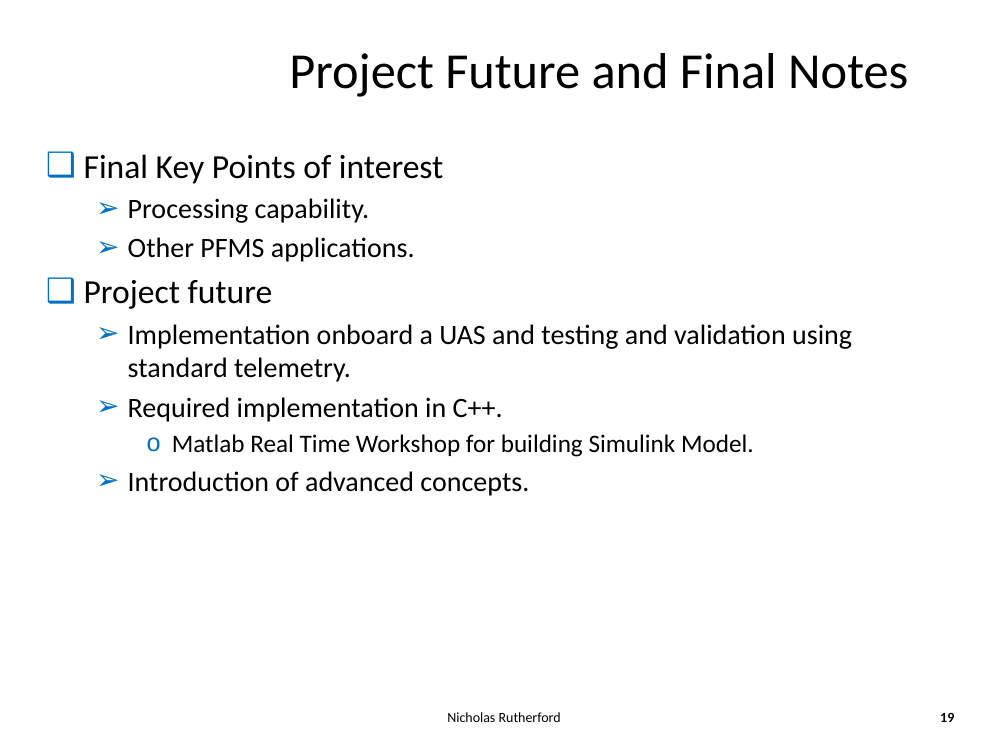
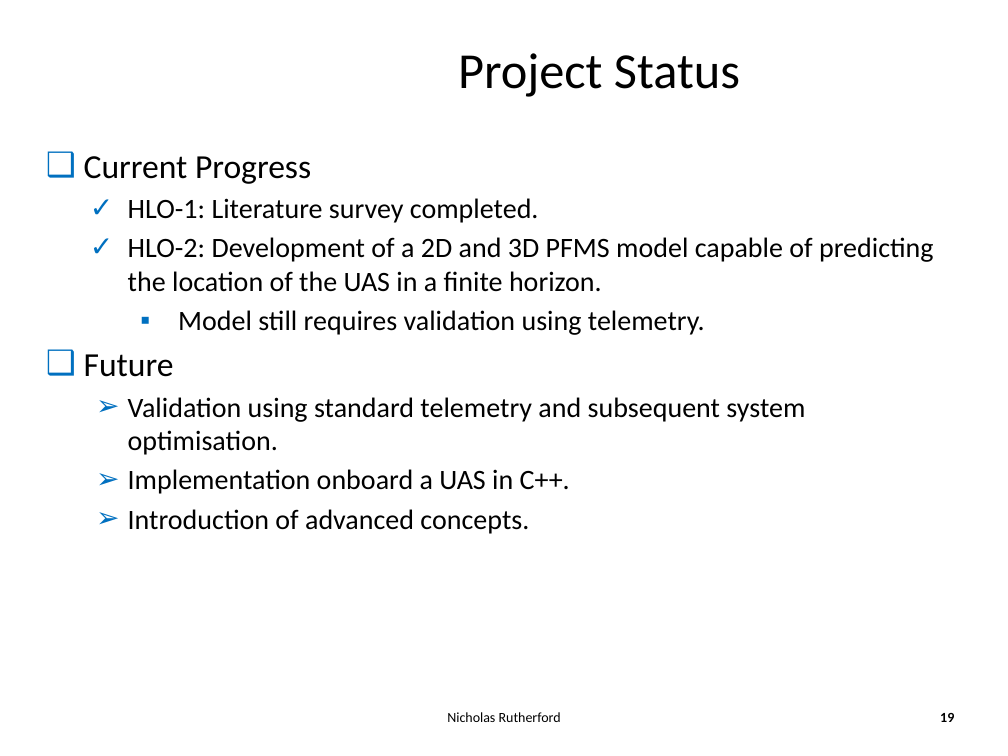
Before and after one commit to ArnCarveris/qut-pfms, a slide deck: slide 19 of docproject/PFMS Smartskies Presentation Semester 1.pptx. Drawn at 1008x756 pixels with LibreOffice and Linux fonts; fonts in the diff are those of the drawing; background and template pictures are left out. Boxes give left, top, right and bottom in pixels: in the first picture for what was removed or moved away, otherwise in the second. Text is boxed around its words. In the diff, an @@ line names an element or a change of style, - is before the commit and + after.

```diff
--- a/docproject/PFMS Smartskies Presentation Semester 1.pptx
+++ b/docproject/PFMS Smartskies Presentation Semester 1.pptx
@@ title at <box>458,53,740,97</box>: text changed @@
-Project Future and Final Notes
+Project Status
@@ text at <box>84,156,934,494</box>: text changed @@
-❑ Final Key Points of interest
-  ➢ Processing capability.
-  ➢ Other PFMS applications.
-❑ Project future
-  ➢ Implementation onboard a UAS and testing and validation using standard telemetry.
-  ➢ Required implementation in C++.
-    o Matlab Real Time Workshop for building Simulink Model.
+❑ Current Progress
+    ✓ HLO-1: Literature survey completed.
+    ✓ HLO-2: Development of a 2D and 3D PFMS model capable of predicting the location of the UAS in a finite horizon.
+      ▪ Model still requires validation using telemetry.
+❑ Future
+  ➢ Validation using standard telemetry and subsequent system optimisation.
+  ➢ Implementation onboard a UAS in C++.
```
Also in this commit, not shown: 12 other slides changed, 1 slide removed.
